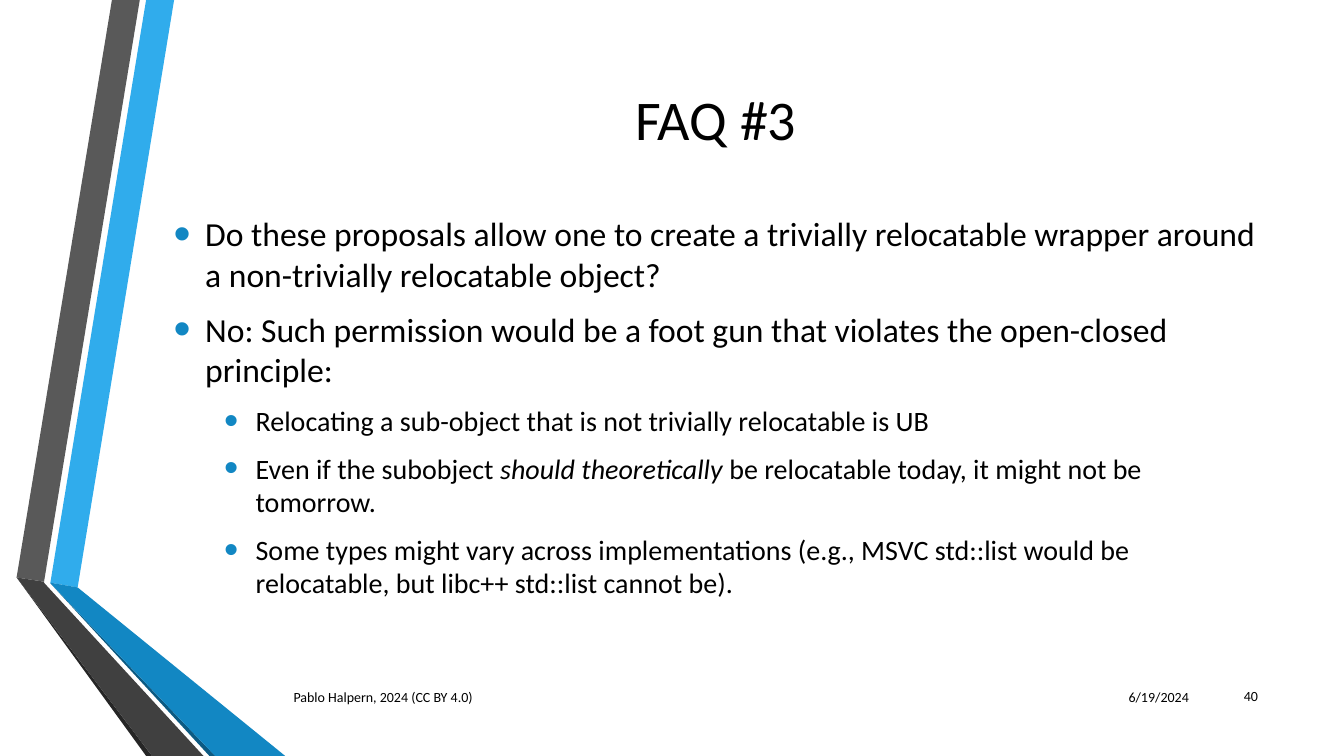
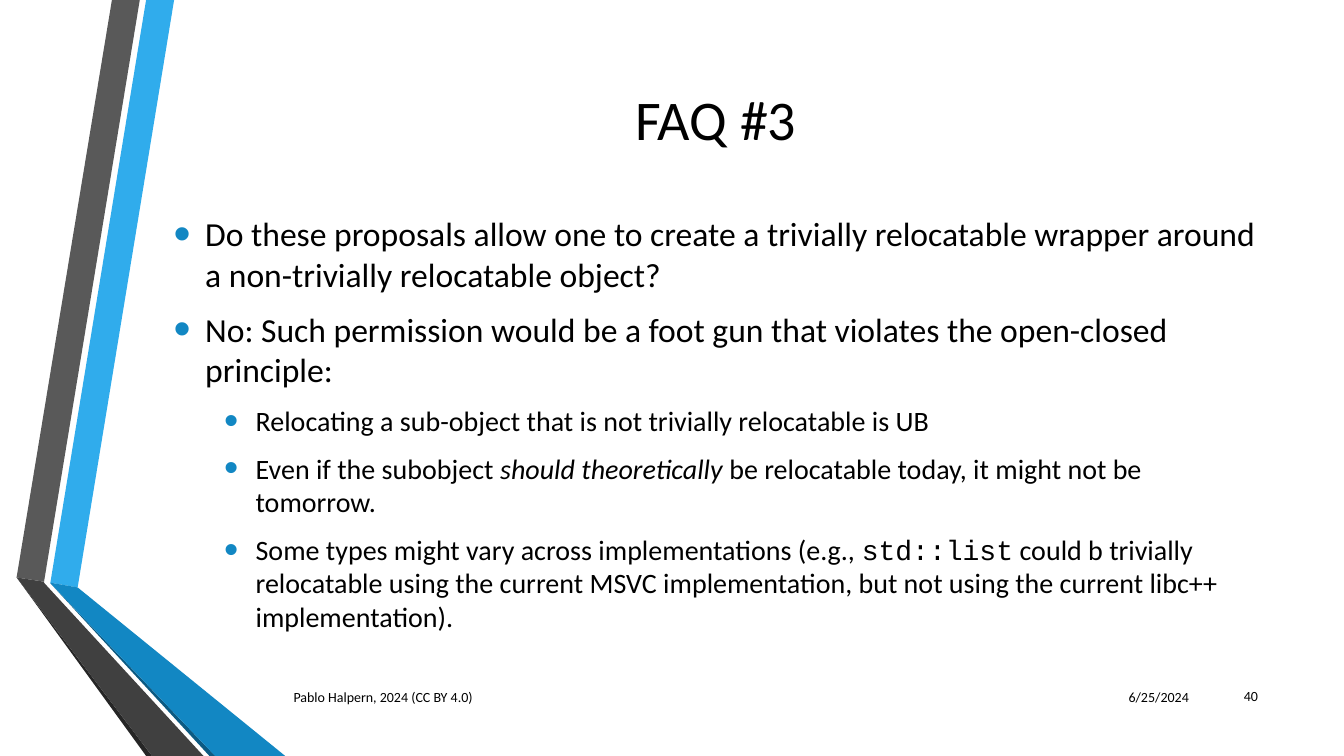
Before and after one commit to phalpern/WG21-halpern, a slide deck: slide 40 of relocate/Trivial Relocation - St. Louis 06-2024.pptx. Drawn at 1344x756 pixels with LibreOffice and Linux fonts; fonts in the diff are those of the drawing; background and template pictures are left out. Boxes give left, top, right and bottom in pixels: in the first picture for what was removed or moved away, otherwise in the second. Text is boxed around its words. In the diff, an @@ line names an element or a change of style, - is before the commit and + after.

```diff
--- a/relocate/Trivial Relocation - St. Louis 06-2024.pptx
+++ b/relocate/Trivial Relocation - St. Louis 06-2024.pptx
@@ text at [256,539,1218,632]: text changed @@
-  • Some types might vary across implementations (e.g., MSVC std::list would be relocatable, but libc++ std::list cannot be).
+  • Some types might vary across implementations (e.g., std::list could b trivially relocatable using the current MSVC implementation, but not using the current libc++ implementation).
@@ text at [1129,692,1189,703]: text changed @@
-6/19/2024
+6/25/2024
```
Also in this commit, not shown: 44 other slides changed.
